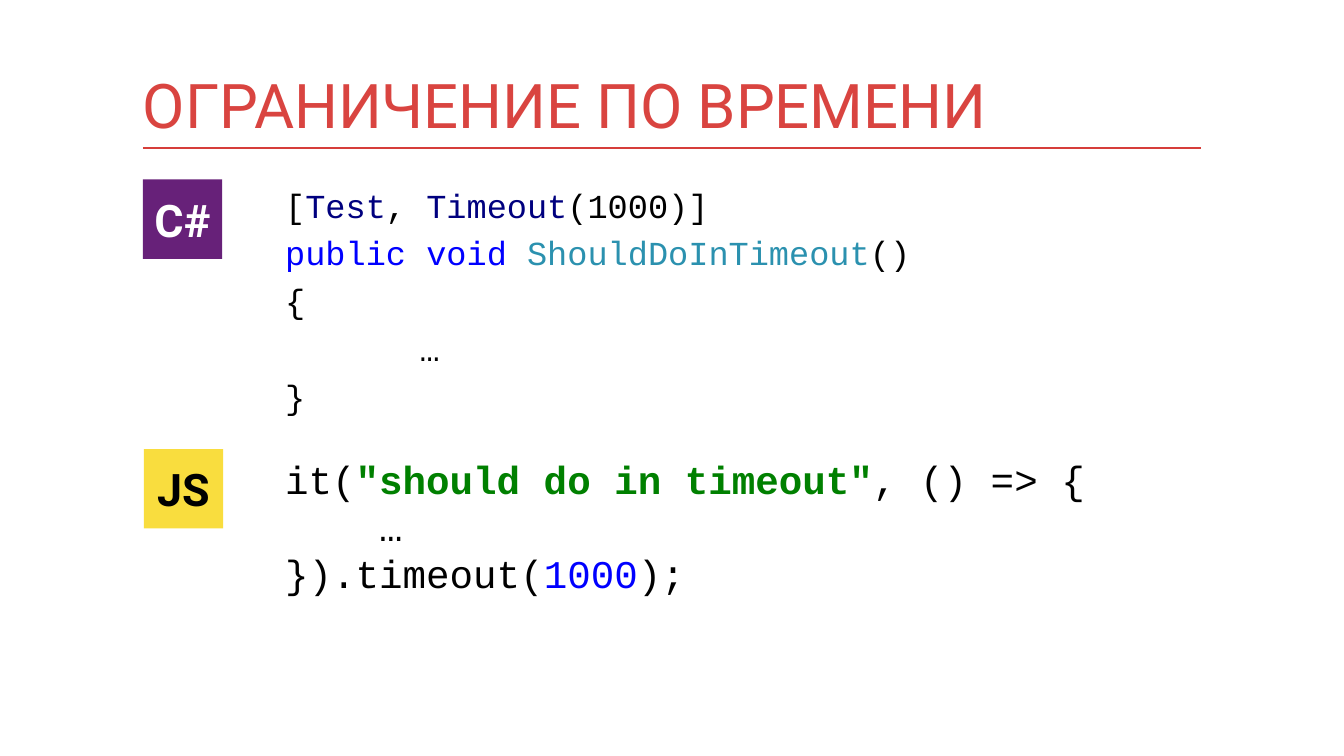
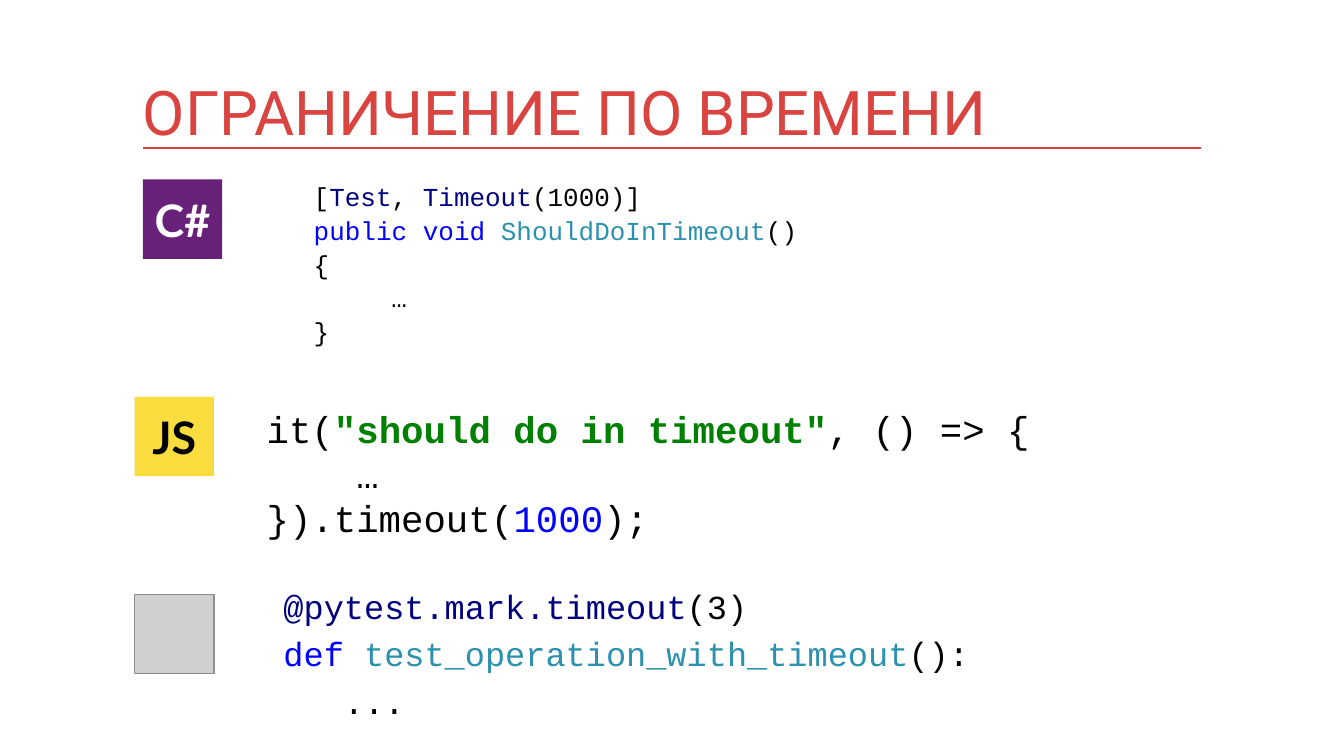
Before and after one commit to kontur-courses/testing, a slide deck: slide 34 of testing.pptx (slide 30 before the commit). Drawn at 1344x756 pixels with LibreOffice and Linux fonts; fonts in the diff are those of the drawing; grey boxes stand for pictures. Boxes give left, top, right and bottom in pixels: in the first picture for what was removed or moved away, otherwise in the second. Text is boxed around its words. In the diff, an @@ line names an element or a change of style, - is before the commit and + after.

```diff
--- a/testing.pptx
+++ b/testing.pptx
@@ title "ОГРАНИЧЕНИЕ ПО ВРЕМЕНИ" rewrapped from [143, 83, 987, 129] to [143, 90, 987, 149] @@
@@ text "C#": place and size @@
-text "C#" at [142, 180, 222, 259]
+text "C#" at [155, 204, 211, 238]
@@ text "C#" at [155, 204, 211, 238]: font Roboto to Lato; fill #672179 to none @@
@@ rectangle added at [142, 180, 222, 259], fill #672179 @@
@@ text "[Test, Timeout(1000)]" at [314, 187, 797, 246]: size 18 to 13.9 pt; indent changed; line spacing 1 to 0.9; more space between paragraphs; less space between paragraphs @@
@@ rectangle added at [134, 396, 214, 476], fill #F9DD3E @@
@@ text "JS": place and size @@
-text "JS" at [144, 449, 223, 528]
+text "JS" at [152, 421, 196, 455]
@@ text "JS" at [152, 421, 196, 455]: font Roboto to Lato; fill #F9DD3E to none @@
@@ text "it("should do in timeout", () ...": place and size @@
-text "it("should do in timeout", () ..." at [285, 466, 897, 596]
+text "it("should do in timeout", () ..." at [267, 416, 850, 540]
@@ text "it("should do in timeout", () ..." at [267, 416, 850, 540]: size 21 to 20 pt @@
@@ picture added at [134, 594, 214, 673] @@
@@ text added at [283, 594, 969, 673], 18 pt, text #2B91AF @@
+@pytest.mark.timeout(3)
+def test_operation_with_timeout():
+...
```
Also in this commit, not shown: 27 other slides changed, 4 slides added, 45 other files.
